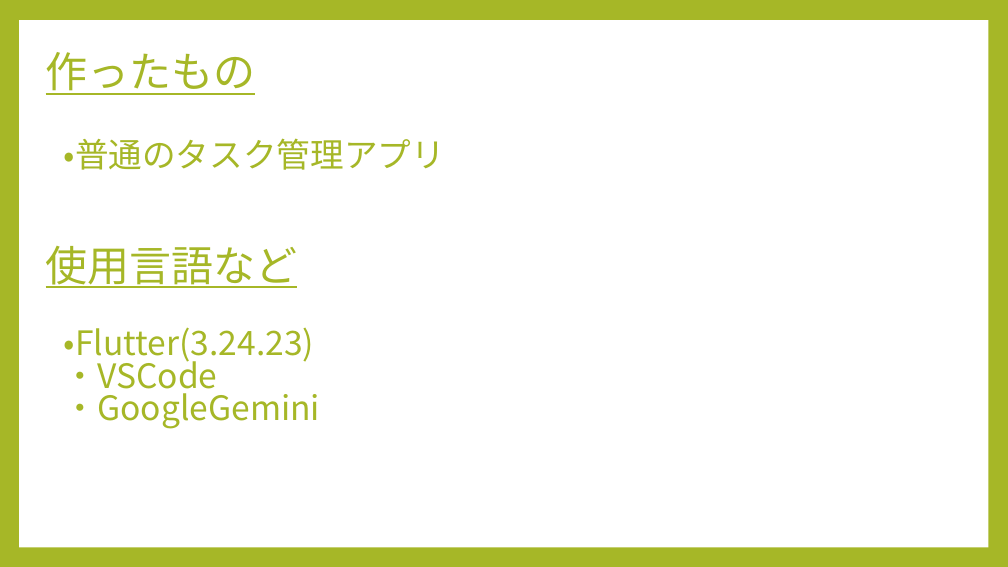
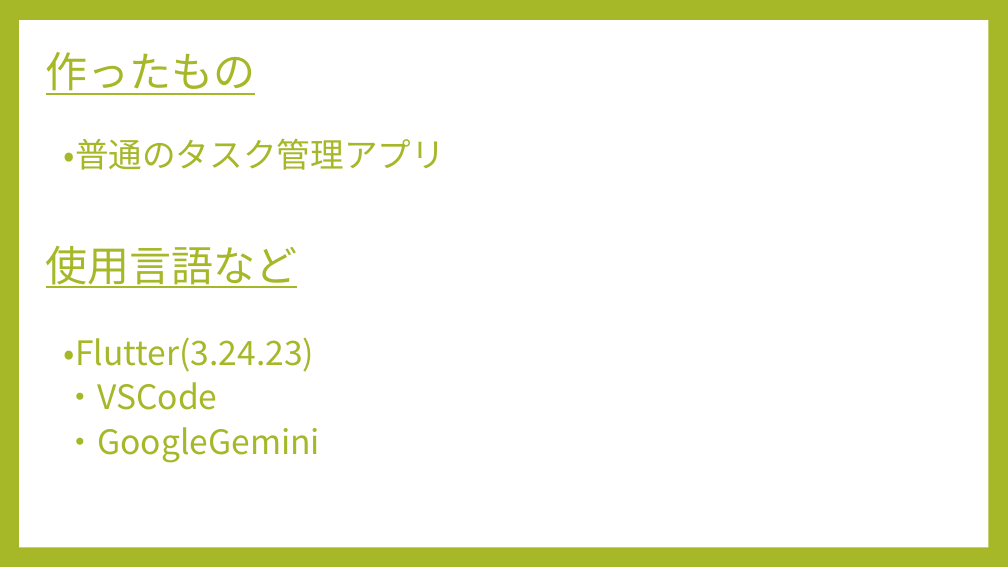
Before and after one commit to nikaidouyuuta/flutter_application_1, a slide deck: slide 2 of pawapo_todo.pptx. Drawn at 1008x567 pixels with LibreOffice and Linux fonts; fonts in the diff are those of the drawing. Boxes give left, top, right and bottom in pixels: in the first picture for what was removed or moved away, otherwise in the second. Text is boxed around its words. In the diff, an @@ line names an element or a change of style, - is before the commit and + after.

```diff
--- a/pawapo_todo.pptx
+++ b/pawapo_todo.pptx
@@ text "・Flutter(3.24.23)" at <box>64,337,320,463</box>: line spacing 0.8 to 1.1 @@
```
Also in this commit, not shown: 2 slides added.
